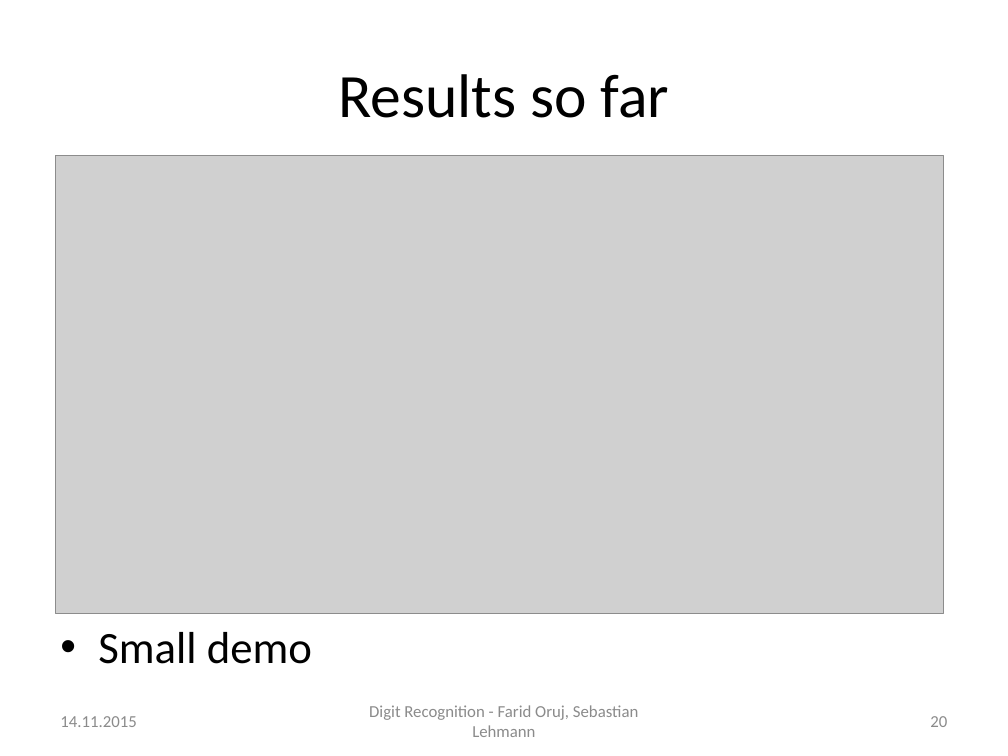
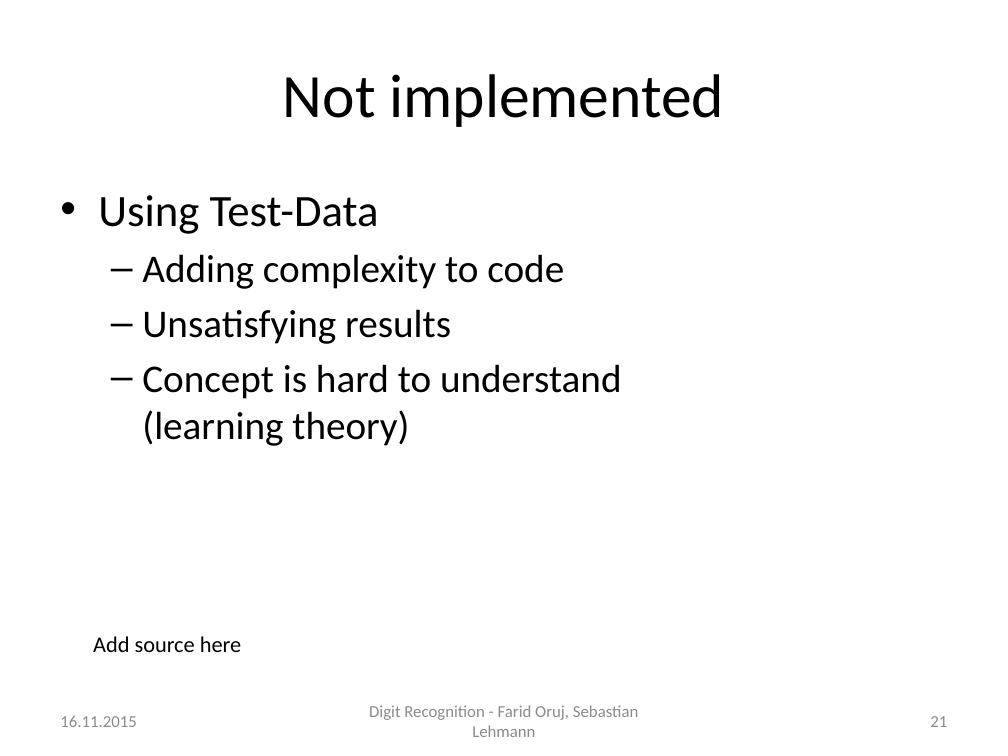
Before and after one commit to SebLeh/digit_recognition, a slide deck: slide 21 of presentation/code-presentation.pptx (slide 20 before the commit). Drawn at 1008x756 pixels with LibreOffice and Linux fonts; fonts in the diff are those of the drawing; grey boxes stand for pictures. Boxes give left, top, right and bottom in pixels: in the first picture for what was removed or moved away, otherwise in the second. Text is boxed around its words. In the diff, an @@ line names an element or a change of style, - is before the commit and + after.

Commit message:
powerpoint finished

```diff
--- a/presentation/code-presentation.pptx
+++ b/presentation/code-presentation.pptx
@@ title at [283, 74, 725, 127]: text changed @@
-Results so far
+Not implemented
@@ picture removed at [55, 156, 943, 614] @@
@@ text added at [98, 195, 622, 446], 28 pt, text #000000 @@
+• Using Test-Data
+  – Adding complexity to code
+  – Unsatisfying results
+  – Concept is hard to understand
+    (learning theory)
@@ text added at [93, 636, 241, 652], 16 pt, text #000000 @@
+Add source here
@@ text removed at [98, 632, 312, 664] @@
-• Small demo
@@ text at [60, 716, 136, 727]: text changed @@
-14.11.2015
+16.11.2015
@@ page number at [930, 716, 947, 727]: text changed @@
-20
+21
```
Also in this commit, not shown: 20 other slides changed, 4 slides added, 1 slide removed, 4 other files.
